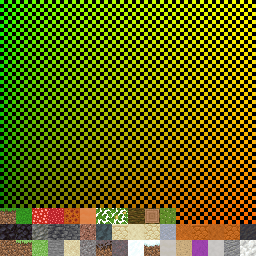
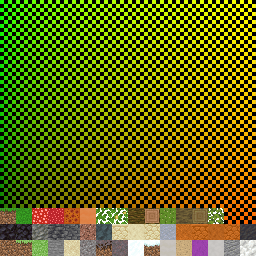
Layered file, before and after one edit (256x256). Changes by layer:
painted on "blocks" over [176, 208, 224, 224]
painted on "uv gradient" over [208, 208, 224, 224]
